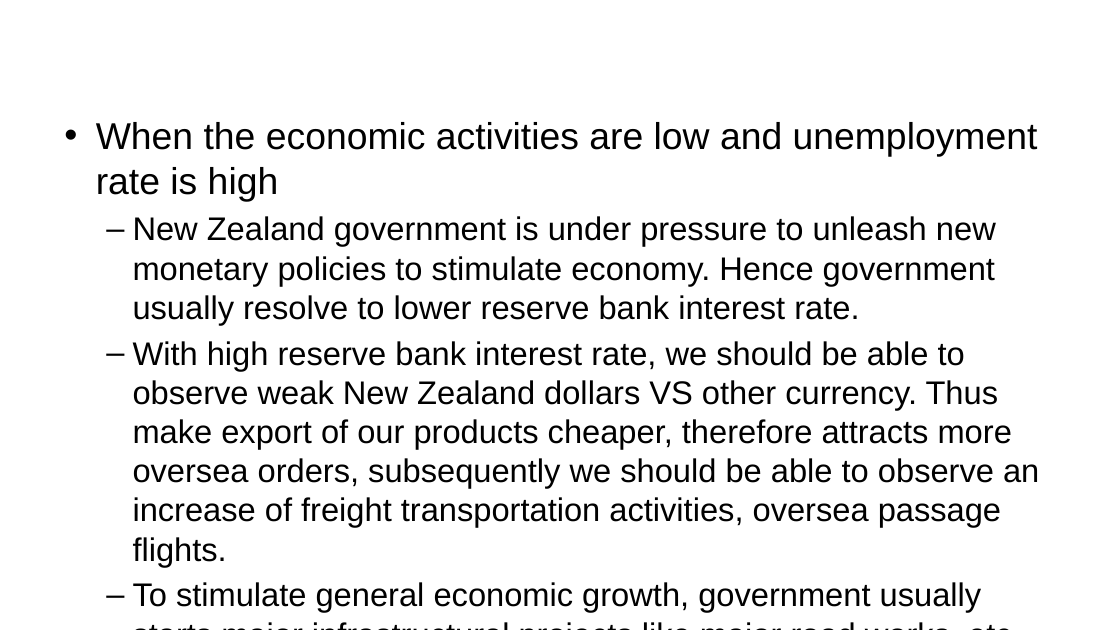
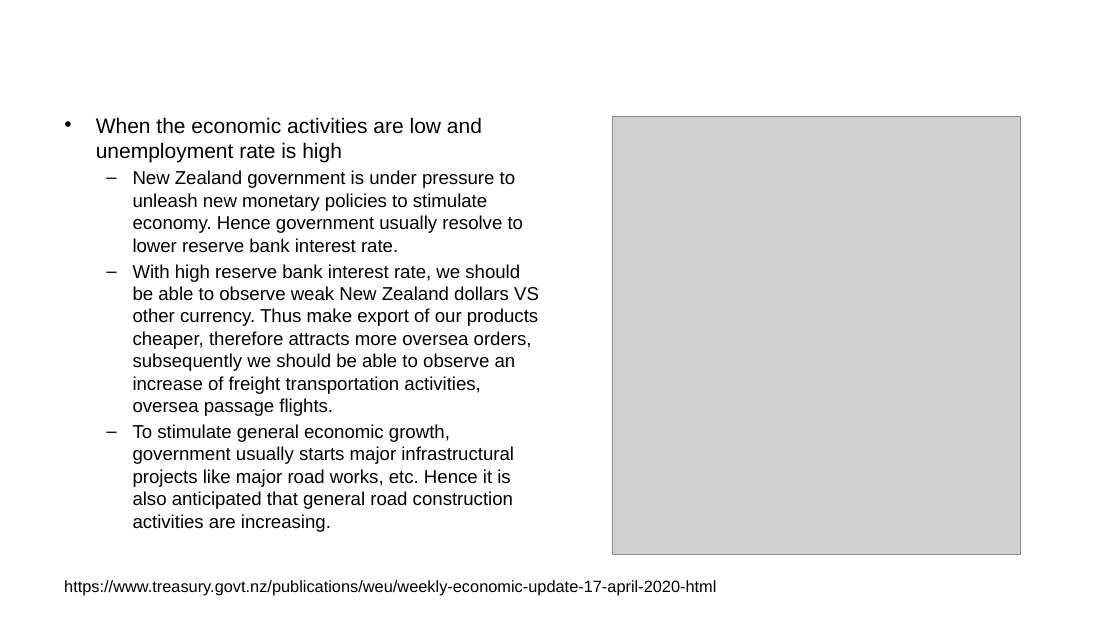
Before and after one commit to ansrali/data422-group-project, a slide deck: slide 17 of Group Project Presentation.pptx (slide 13 before the commit). Drawn at 1120x630 pixels with LibreOffice and Linux fonts; fonts in the diff are those of the drawing; grey boxes stand for pictures; background and template pictures are left out. Boxes give left, top, right and bottom in pixels: in the first picture for what was removed or moved away, otherwise in the second. Text is boxed around its words. In the diff, an @@ line names an element or a change of style, - is before the commit and + after.

```diff
--- a/Group Project Presentation.pptx
+++ b/Group Project Presentation.pptx
@@ text "When the economic activities are ..." at (96, 117, 539, 532): size 32 to 18 pt in "When the economic activities are low and ..."; size 28 to 16 pt; less space between paragraphs @@
@@ picture added at (613, 116, 1021, 555) @@
@@ text added at (64, 580, 716, 596), 14 pt, text #000000 @@
+https://www.treasury.govt.nz/publications/weu/weekly-economic-update-17-april-2020-html
```
Also in this commit, not shown: 7 other slides changed, 4 slides added.
